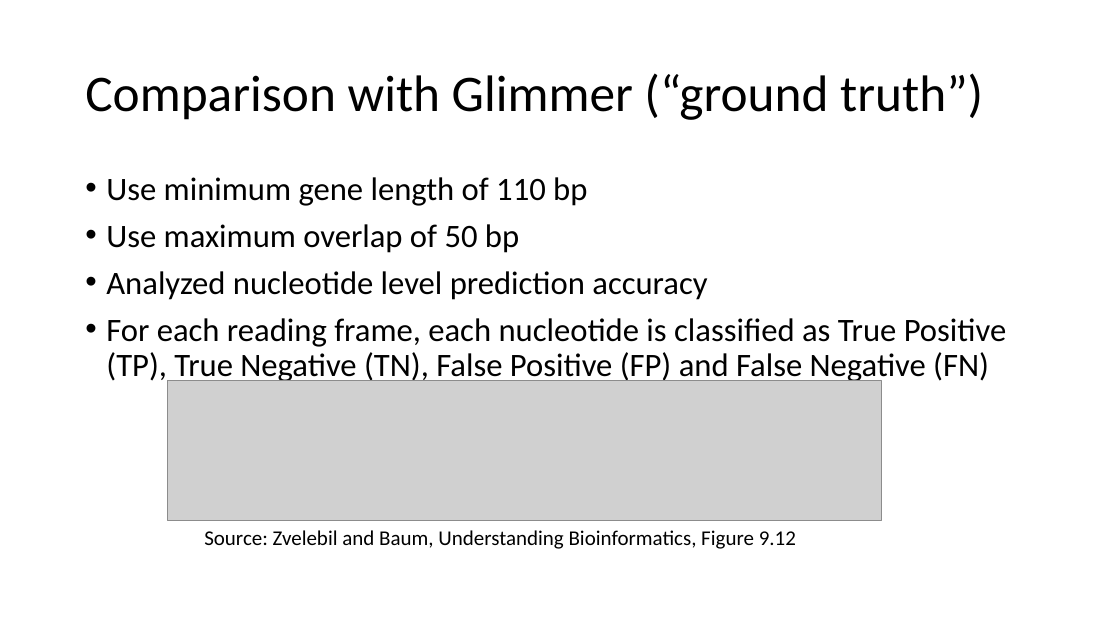
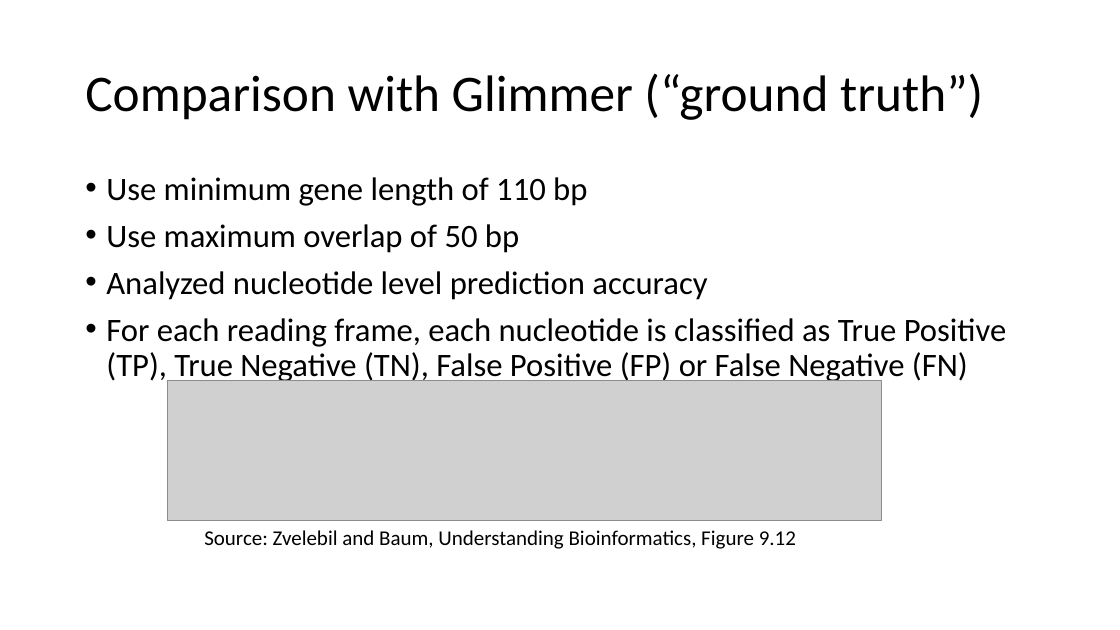
Before and after one commit to shuhanxu93/comparative_genomics, a slide deck: slide 3 of project/ShuhanXu.pptx. Drawn at 1120x630 pixels with LibreOffice and Linux fonts; fonts in the diff are those of the drawing; grey boxes stand for pictures. Boxes give left, top, right and bottom in pixels: in the first picture for what was removed or moved away, otherwise in the second. Text is boxed around its words. In the diff, an @@ line names an element or a change of style, - is before the commit and + after.

```diff
--- a/project/ShuhanXu.pptx
+++ b/project/ShuhanXu.pptx
@@ text at (x1=106, y1=318, x2=1006, y2=384): text changed @@
-• For each reading frame, each nucleotide is classified as True Positive (TP), True Negative (TN), False Positive (FP) and False Negative (FN)
+• For each reading frame, each nucleotide is classified as True Positive (TP), True Negative (TN), False Positive (FP) or False Negative (FN)
```
Also in this commit, not shown: 10 other files.
